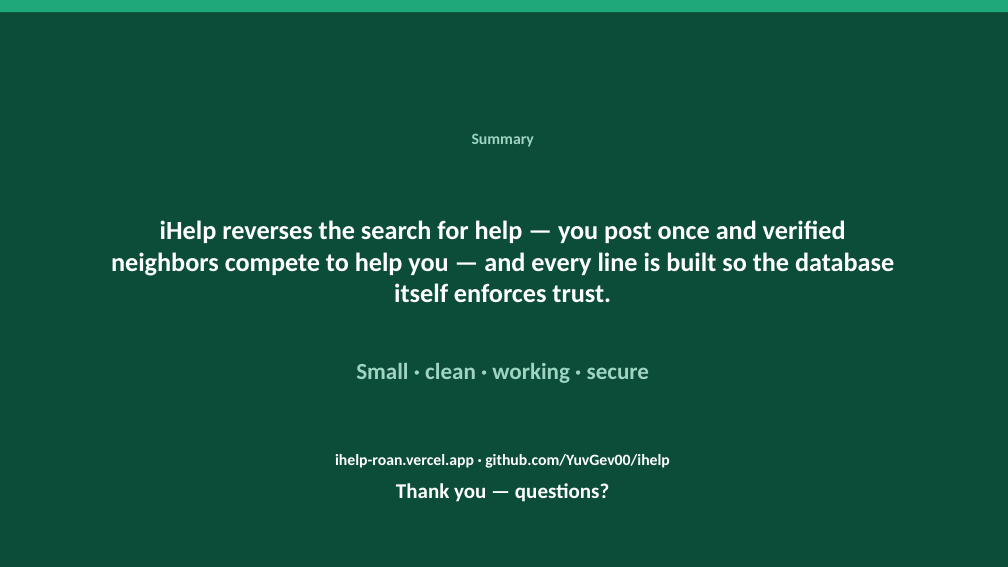
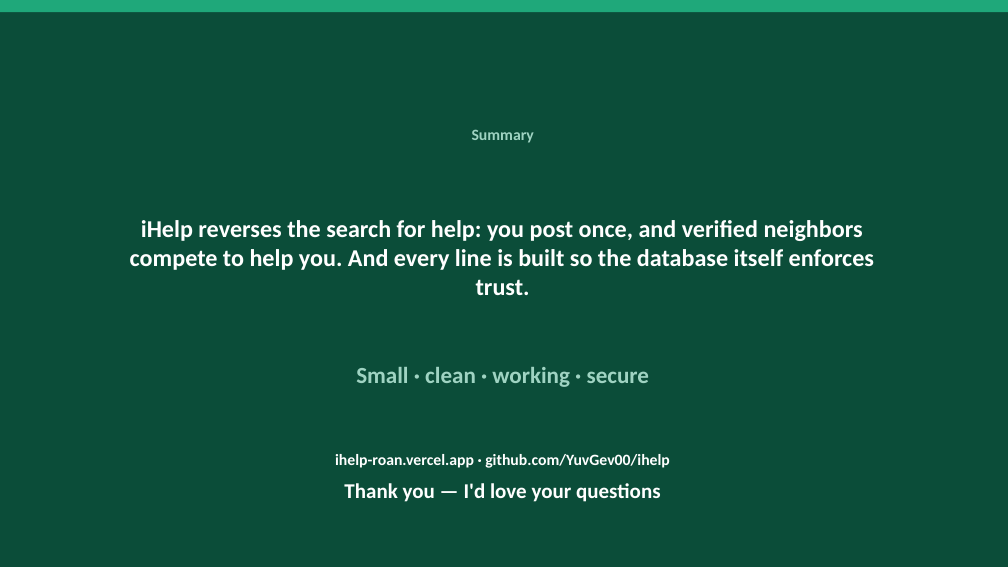
Before and after one commit to YuvGev00/ihelp, a slide deck: slide 12 of submission/en/iHelp-presentation.pptx. Drawn at 1008x567 pixels with LibreOffice and Linux fonts; fonts in the diff are those of the drawing. Boxes give left, top, right and bottom in pixels: in the first picture for what was removed or moved away, otherwise in the second. Text is boxed around its words. In the diff, an @@ line names an element or a change of style, - is before the commit and + after.

```diff
--- a/submission/en/iHelp-presentation.pptx
+++ b/submission/en/iHelp-presentation.pptx
@@ text "Summary": place and size @@
-text "Summary" at bbox=[472, 133, 534, 147]
+text "Summary" at bbox=[472, 129, 534, 143]
@@ text at bbox=[130, 220, 874, 295]: text changed; size 25 to 23 pt @@
-iHelp reverses the search for help — you post once and verified neighbors compete to help you — and every line is built so the database itself enforces trust.
+iHelp reverses the search for help: you post once, and verified neighbors compete to help you. And every line is built so the database itself enforces trust.
@@ text "Small · clean · working ...": place and size @@
-text "Small · clean · working ..." at bbox=[356, 363, 649, 383]
+text "Small · clean · working ..." at bbox=[356, 367, 649, 387]
@@ text at bbox=[344, 483, 661, 502]: text changed @@
-Thank you — questions?
+Thank you — I'd love your questions
```
Also in this commit, not shown: 10 other slides changed, 1 slide added, 1 slide removed, 1 other file.
